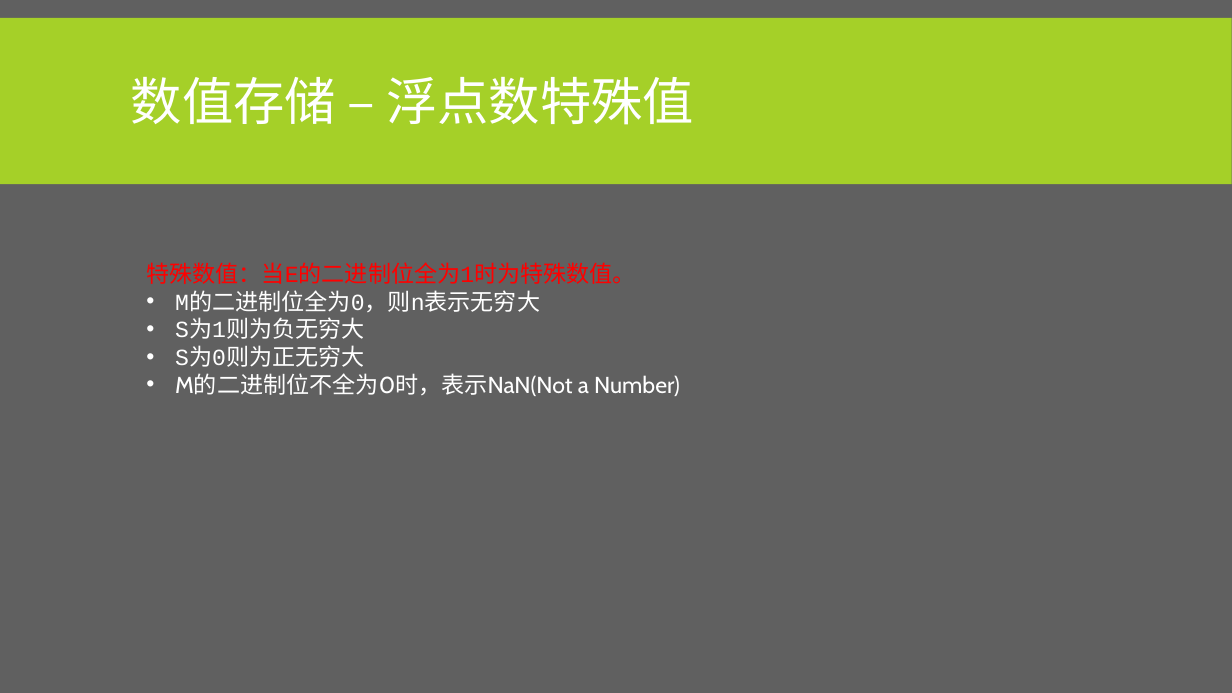
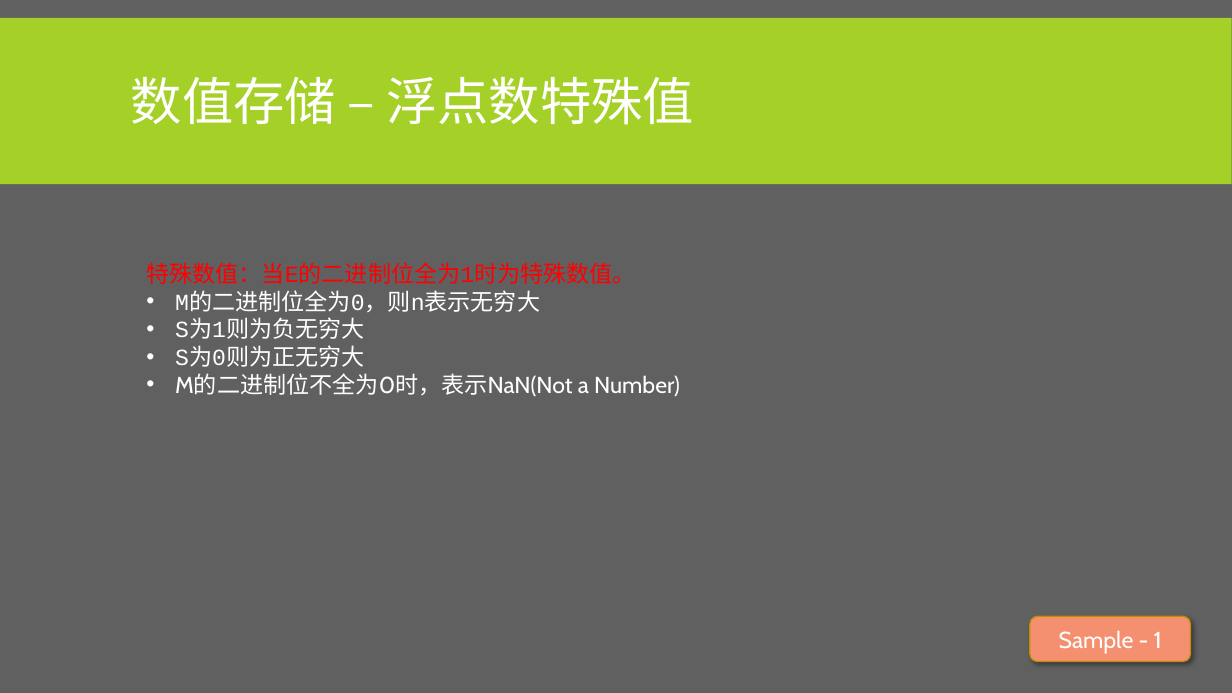
Before and after one commit to albertclass/Lessons, a slide deck: slide 14 of advance c++/courseware.pptx. Drawn at 1232x693 pixels with LibreOffice and Linux fonts; fonts in the diff are those of the drawing. Boxes give left, top, right and bottom in pixels: in the first picture for what was removed or moved away, otherwise in the second. Text is boxed around its words. In the diff, an @@ line names an element or a change of style, - is before the commit and + after.

```diff
--- a/advance c++/courseware.pptx
+++ b/advance c++/courseware.pptx
@@ rounded rectangle added at bbox=[1031, 616, 1191, 662], fill #F48F70, outline #BD8E00 1 pt, 18 pt, text #FFFFFF @@
+Sample - 1
```
Also in this commit, not shown: 9 other slides changed, 4 slides added, 3 other files.
